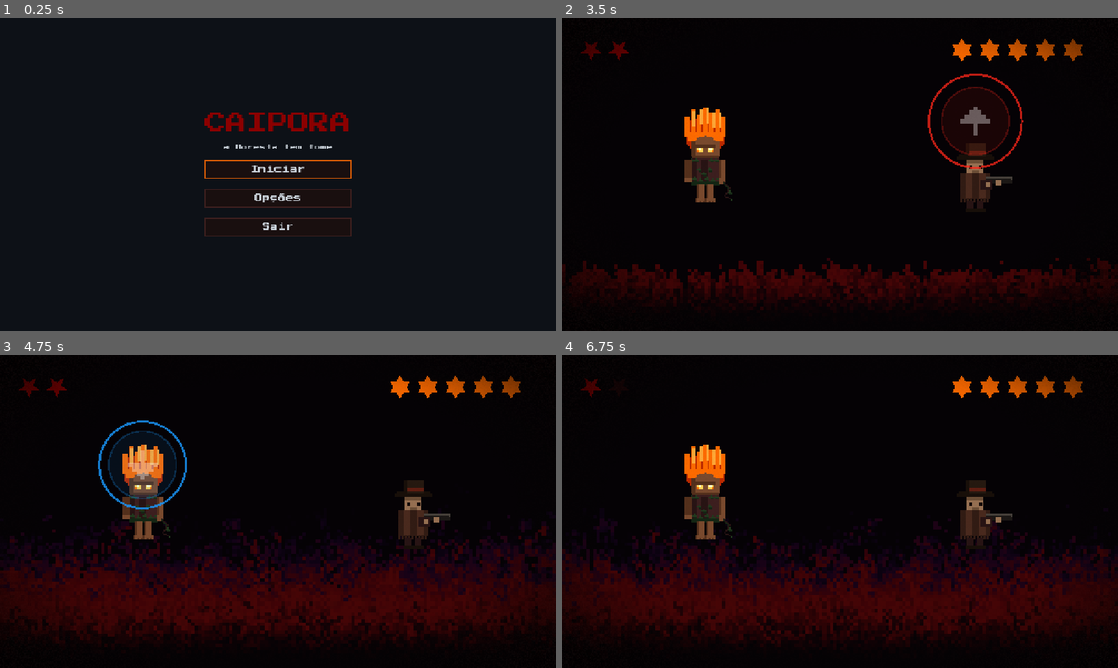
Above: before the commit, frames 1-4 (two rows, left to right).
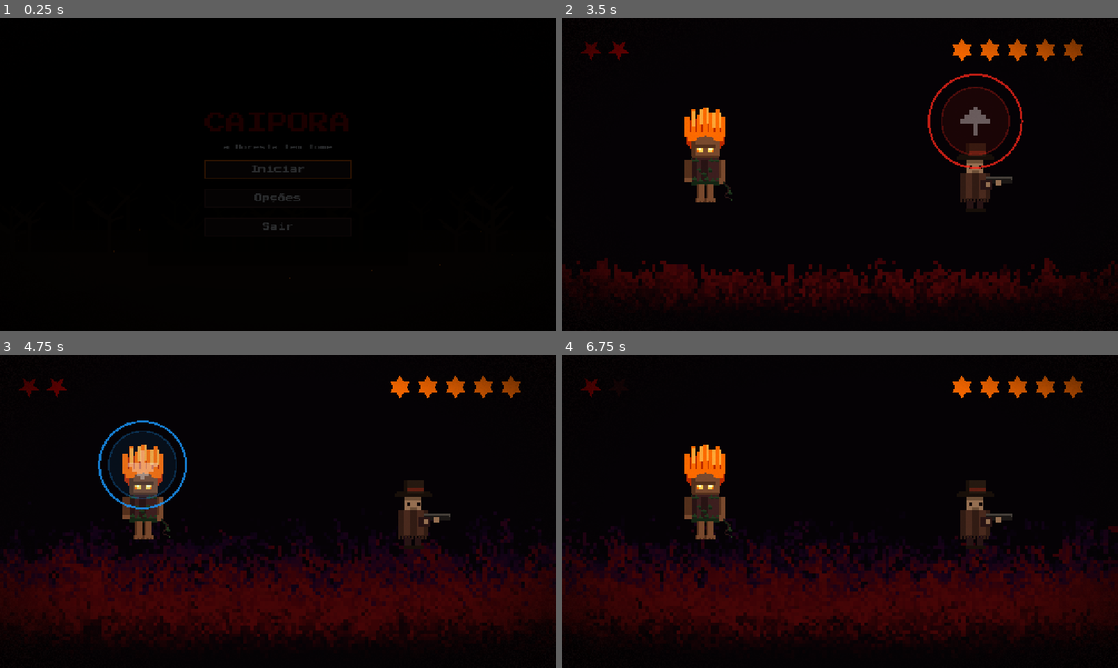
Above: after the commit, the same moments.

Repository: baltazarparra/darkgrid
Game: Godot game, scene res://scenes/ui/main_menu.tscn
The game is run twice, just before and just after one commit, with the same random seed, the same clock (stepped at 60 frames per second) and the same inputs.
Inputs (mouse positions are in pixels of both pictures, inside the frame that each line leads up to):
- Up to frame 1 (0.25 s): no input
- Up to frame 2 (3.5 s): click "Iniciar" at 0.5 s; tap Enter (ui_accept) at 1.25, 1.52, 2.75 s; move the mouse to (962, 158) at 1.27 s; hold Right (ui_right) 1.28-2 s; hold Shift 1.28-2 s; click (962, 158) at 1.42 s; drag from (728, 190) to (812, 237) at 2.02 s; move the mouse to (895, 105) at 2.77 s; hold Right (ui_right) from 2.78 s (still down); tap Ctrl at 2.85 s; click (895, 105) at 2.92 s
- Up to frame 3 (4.75 s): release Right (ui_right) at 3.5 s; drag from (250, 574) to (111, 464) at 3.52 s; move the mouse to (444, 558) at 4.27 s; hold Left (ui_left) from 4.28 s (still down); tap Alt at 4.35 s; click (444, 558) at 4.42 s; tap Enter (ui_accept) at 4.52 s
- Up to frame 4 (6.75 s): release Left (ui_left) at 5 s; drag from (673, 464) to (756, 433) at 5.02 s; move the mouse to (867, 511) at 5.77 s; hold Down (ui_down) 5.78-6.5 s; hold Shift 5.78-6.5 s; click (867, 511) at 5.92 s; drag from (756, 433) to (728, 527) at 6.52 s

The runs differ from the first frame. In frame 1, 1.9% of the frame differs, in the area x 36-80%, y 30-84%; in frame 2, 3.7%; in frame 3, 6.3%; in frame 4, 6.4%, in the area x 0-100%, y 52-93%.

Commit message:
feat: beta 7

Diff:
--- a/scenes/ui/main_menu.tscn
+++ b/scenes/ui/main_menu.tscn
@@ -1,14 +1,72 @@
-[gd_scene load_steps=2 format=3 uid="uid://main_menu"]
+[gd_scene load_steps=8 format=3 uid="uid://main_menu"]
 
 [ext_resource type="Script" path="res://scripts/ui/main_menu.gd" id="1_menu"]
+[ext_resource type="Script" path="res://scripts/ui/doom_fire.gd" id="2_fire"]
+[ext_resource type="Script" path="res://scripts/ui/atmosphere.gd" id="3_atmo"]
+[ext_resource type="Script" path="res://scripts/ui/title_treeline.gd" id="4_treeline"]
+[ext_resource type="Script" path="res://scripts/ui/title_embers.gd" id="5_embers"]
+[ext_resource type="Script" path="res://scripts/ui/title_ground.gd" id="6_ground"]
+[ext_resource type="Script" path="res://scripts/ui/title_walker.gd" id="7_walker"]
 
 [node name="MainMenu" type="CanvasLayer"]
 script = ExtResource("1_menu")
 
-[node name="Background" type="ColorRect" parent="."]
-anchor_right = 1.0
-anchor_bottom = 1.0
-color = Color(0.051, 0.067, 0.09, 1)
+[node name="DoomFire" type="CanvasLayer" parent="."]
+script = ExtResource("2_fire")
+
+[node name="TreelineFar" type="Node2D" parent="."]
+script = ExtResource("4_treeline")
+scroll_speed = 5.0
+silhouette_color = Color(0.05, 0.03, 0.015, 1)
+base_y = 488.0
+tree_count = 12
+tree_scale = 1.7
+layer_z = -80
+rng_seed = 11
+
+[node name="TreelineMid" type="Node2D" parent="."]
+script = ExtResource("4_treeline")
+scroll_speed = 14.0
+silhouette_color = Color(0.08, 0.05, 0.022, 1)
+base_y = 540.0
+tree_count = 16
+tree_scale = 2.6
+layer_z = -70
+rng_seed = 23
+
+[node name="Embers" type="Node2D" parent="."]
+script = ExtResource("5_embers")
+layer_z = -60
+ember_count = 40
+
+[node name="Ground" type="Node2D" parent="."]
+script = ExtResource("6_ground")
+ground_color = Color(0.07, 0.04, 0.02, 1)
+crest_y = 622.0
+layer_z = -50
+rng_seed = 7
+
+[node name="Walker" type="Node2D" parent="."]
+script = ExtResource("7_walker")
+ground_path = NodePath("../Ground")
+foot_y = 622.0
+layer_z = -40
+
+[node name="Atmosphere" type="CanvasLayer" parent="."]
+script = ExtResource("3_atmo")
+
+[node name="Scrim" type="ColorRect" parent="."]
+anchors_preset = 8
+anchor_left = 0.5
+anchor_top = 0.5
+anchor_right = 0.5
+anchor_bottom = 0.5
+offset_left = -300.0
+offset_top = -210.0
+offset_right = 300.0
+offset_bottom = 210.0
+mouse_filter = 2
+color = Color(0, 0, 0, 0.42)
 
 [node name="Center" type="CenterContainer" parent="."]
 anchor_right = 1.0
--- a/scripts/ui/main_menu.gd
+++ b/scripts/ui/main_menu.gd
@@ -2,17 +2,30 @@
 extends CanvasLayer
 
 ## Porta de entrada do jogo. Carrega o save no boot e roteia para o Hub.
+## A abertura "Horizonte Infernal" (fogo, treelines, brasas, Caipora andando) é
+## montada na cena; aqui cuidamos do fade-in/out e da vida do título.
 
+# ─── Constants ─────────────────────────────────────
+const FADE_LAYER: int = 100
+const FADE_IN_DURATION: float = 1.2
+const FADE_OUT_DURATION: float = 0.6
+const TITLE_FLICKER_LOW: float = 0.72
+const TITLE_FLICKER_PERIOD: float = 0.9
+
+# ─── State ─────────────────────────────────────────
 @onready var _start_button: Button = $Center/VBox/StartButton
 @onready var _vbox: VBoxContainer = $Center/VBox
 
 var _options: OptionsPanel
+var _fade: ColorRect
 
 func _ready() -> void:
 	MetaProgression.load_progress()
 	$Center/VBox/StartButton.pressed.connect(_on_start_pressed)
 	$Center/VBox/QuitButton.pressed.connect(_on_quit_pressed)
 	_add_options_ui()
+	_setup_fade()
+	_animate_title()
 	_start_button.grab_focus()
 
 ## Botão "Opções" (entre Iniciar e Sair) + overlay, montados em código.
@@ -27,13 +40,37 @@
 	_vbox.add_child(options_button)
 	_vbox.move_child(options_button, $Center/VBox/QuitButton.get_index())
 
+## Overlay preto para fade-in (abrir) e fade-out (Iniciar).
+func _setup_fade() -> void:
+	var fade_layer := CanvasLayer.new()
+	fade_layer.layer = FADE_LAYER
+	_fade = ColorRect.new()
+	_fade.color = Color(0, 0, 0, 1)
+	_fade.set_anchors_preset(Control.PRESET_FULL_RECT)
+	_fade.mouse_filter = Control.MOUSE_FILTER_IGNORE
+	fade_layer.add_child(_fade)
+	add_child(fade_layer)
+	create_tween().tween_property(_fade, "color:a", 0.0, FADE_IN_DURATION)
+
+## Pulso sutil no título, como luz de fogo respirando.
+func _animate_title() -> void:
+	var title := $Center/VBox/Title
+	var tween := create_tween().set_loops()
+	tween.tween_property(title, "modulate:a", TITLE_FLICKER_LOW, TITLE_FLICKER_PERIOD) \
+		.set_trans(Tween.TRANS_SINE)
+	tween.tween_property(title, "modulate:a", 1.0, TITLE_FLICKER_PERIOD) \
+		.set_trans(Tween.TRANS_SINE)
+
 func _on_options_pressed() -> void:
 	AudioDirector.unlock_audio()
 	_options.open()
 
 func _on_start_pressed() -> void:
 	AudioDirector.unlock_audio()
-	GameState.change_screen(SignalBus.Screen.HUB)
+	_start_button.disabled = true
+	var tween := create_tween()
+	tween.tween_property(_fade, "color:a", 1.0, FADE_OUT_DURATION)
+	tween.tween_callback(func() -> void: GameState.change_screen(SignalBus.Screen.HUB))
 
 func _on_quit_pressed() -> void:
 	get_tree().quit()
--- /dev/null
+++ b/scripts/ui/title_embers.gd
@@ -0,0 +1,54 @@
+class_name TitleEmbers
+extends Node2D
+
+## Brasas/cinzas ascendentes da abertura. Reusa o padrão de AmbientLife: CPUParticles2D
+## (NUNCA GPUParticles2D — export web é gl_compatibility) com CanvasItemMaterial aditivo
+## e color_ramp âmbar que acende/apaga ao longo da vida. Sobem da base do viewport.
+
+# ─── Exports ───────────────────────────────────────
+@export var layer_z: int = -60
+@export var ember_count: int = 40
+
+# ─── Constants ─────────────────────────────────────
+const VIEWPORT_W: float = 1280.0
+const VIEWPORT_H: float = 720.0
+
+# ─── Lifecycle ─────────────────────────────────────
+func _ready() -> void:
+	z_index = layer_z
+	_spawn_embers()
+
+# ─── Private helpers ───────────────────────────────
+func _spawn_embers() -> void:
+	var embers := CPUParticles2D.new()
+	embers.amount = ember_count
+	embers.lifetime = 5.0
+	embers.preprocess = 5.0  # já espalhadas ao iniciar
+	embers.position = Vector2(VIEWPORT_W * 0.5, VIEWPORT_H)
+	embers.emission_shape = CPUParticles2D.EMISSION_SHAPE_RECTANGLE
+	embers.emission_rect_extents = Vector2(VIEWPORT_W * 0.5, 24.0)
+	embers.direction = Vector2(0, -1)
+	embers.spread = 25.0
+	embers.gravity = Vector2(0, -10.0)  # sobem (leve)
+	embers.initial_velocity_min = 22.0
+	embers.initial_velocity_max = 60.0
+	embers.scale_amount_min = 1.5
+	embers.scale_amount_max = 3.5
+	embers.color_ramp = _ember_ramp()
+	# Blend aditivo: a brasa realmente brilha sobre o fogo.
+	var glow := CanvasItemMaterial.new()
+	glow.blend_mode = CanvasItemMaterial.BLEND_MODE_ADD
+	embers.material = glow
+	add_child(embers)
+
+## Acende (âmbar quente) e apaga ao longo da vida.
+func _ember_ramp() -> Gradient:
+	var amber := Constants.COLOR_AMBER
+	var grad := Gradient.new()
+	grad.set_offset(0, 0.0)
+	grad.set_color(0, Color(amber.r, amber.g, amber.b, 0.0))
+	grad.set_offset(1, 1.0)
+	grad.set_color(1, Color(amber.r, amber.g, amber.b, 0.0))
+	grad.add_point(0.2, Color(1.0, 0.5, 0.1, 0.9))
+	grad.add_point(0.5, Color(amber.r, amber.g, amber.b, 0.65))
+	return grad
--- /dev/null
+++ b/scripts/ui/title_ground.gd
@@ -0,0 +1,44 @@
+class_name TitleGround
+extends Node2D
+
+## Crista de chão em primeiro plano da abertura — a silhueta sólida onde a Caipora
+## caminha. Borda superior levemente irregular (determinística), preenchida até a
+## base do viewport. Expõe `crest_y` para o TitleWalker assentar os pés.
+
+# ─── Exports ───────────────────────────────────────
+@export var ground_color: Color = Constants.COLOR_BARK_DARK
+@export var crest_y: float = 620.0
+@export var roughness: float = 12.0
+@export var layer_z: int = -50
+@export var rng_seed: int = 7
+
+# ─── Constants ─────────────────────────────────────
+const VIEWPORT_W: float = 1280.0
+const VIEWPORT_H: float = 720.0
+const SEGMENTS: int = 32
+
+# ─── State ─────────────────────────────────────────
+var _crest: PackedVector2Array
+
+# ─── Lifecycle ─────────────────────────────────────
+func _ready() -> void:
+	z_index = layer_z
+	_generate()
+
+# ─── Drawing ───────────────────────────────────────
+func _draw() -> void:
+	draw_colored_polygon(_crest, ground_color)
+
+# ─── Private helpers ───────────────────────────────
+func _generate() -> void:
+	var rng := RandomNumberGenerator.new()
+	rng.seed = rng_seed
+	var pts: PackedVector2Array = []
+	pts.append(Vector2(0, VIEWPORT_H))
+	for i: int in SEGMENTS + 1:
+		var x: float = VIEWPORT_W * i / float(SEGMENTS)
+		var y: float = crest_y + rng.randf_range(-roughness, roughness)
+		pts.append(Vector2(x, y))
+	pts.append(Vector2(VIEWPORT_W, VIEWPORT_H))
+	_crest = pts
+	queue_redraw()
--- /dev/null
+++ b/scripts/ui/title_treeline.gd
@@ -0,0 +1,76 @@
+class_name TitleTreeline
+extends Node2D
+
+## Camada de silhueta de árvores mortas para a abertura ("Horizonte Infernal").
+## Faz scroll horizontal com wrap sem costura (desenha duas cópias lado a lado),
+## criando parallax quando instanciada em velocidades diferentes (FAR lenta, MID
+## rápida). Reusa o vocabulário procedural de MapObject._draw_dead_tree. Puramente
+## decorativo — sem colisão, sem input.
+
+# ─── Exports ───────────────────────────────────────
+@export var scroll_speed: float = 8.0
+@export var silhouette_color: Color = Constants.COLOR_BARK_DARK
+@export var base_y: float = 560.0
+@export var tree_count: int = 10
+@export var tree_scale: float = 2.0
+@export var layer_z: int = -80
+@export var rng_seed: int = 1
+
+# ─── Constants ─────────────────────────────────────
+const VIEWPORT_W: float = 1280.0
+const VIEWPORT_H: float = 720.0
+
+# ─── State ─────────────────────────────────────────
+var _offset: float = 0.0
+var _trees: Array[Dictionary] = []
+
+# ─── Lifecycle ─────────────────────────────────────
+func _ready() -> void:
+	z_index = layer_z
+	_generate_trees()
+
+func _process(delta: float) -> void:
+	_offset += scroll_speed * delta
+	if _offset >= VIEWPORT_W:
+		_offset -= VIEWPORT_W
+	position.x = -_offset
+	queue_redraw()
+
+# ─── Drawing ───────────────────────────────────────
+func _draw() -> void:
+	_draw_strip(0.0)
+	_draw_strip(VIEWPORT_W)
+
+func _draw_strip(ox: float) -> void:
+	# Massa sólida do chão/cordilheira (recorta contra o fogo).
+	draw_rect(Rect2(ox, base_y, VIEWPORT_W, VIEWPORT_H - base_y), silhouette_color)
+	for t: Dictionary in _trees:
+		_draw_tree(ox + t.x, base_y, t.height, t.scale)
+
+func _draw_tree(tx: float, gy: float, hfac: float, sc: float) -> void:
+	# Altura cresce com o "depth scale" para a treeline MID dominar sobre a FAR.
+	var trunk_h: float = 60.0 * hfac * (0.7 + sc * 0.22)
+	var trunk_w: float = 3.0 * sc
+	var top: float = gy - trunk_h
+	draw_rect(Rect2(tx - trunk_w * 0.5, top, trunk_w, trunk_h), silhouette_color)
+	# Galhos secos retorcidos (silhueta — cor única).
+	var branches: Array = [
+		[Vector2(tx, top + 6), Vector2(tx - 16 * sc, top - 10 * sc)],
+		[Vector2(tx, top + 2), Vector2(tx + 14 * sc, top - 14 * sc)],
+		[Vector2(tx, top + 14), Vector2(tx + 10 * sc, top + 2)],
+		[Vector2(tx, top + 10), Vector2(tx - 12 * sc, top - 4 * sc)],
+	]
+	for b: Array in branches:
+		draw_line(b[0], b[1], silhouette_color, 2.0 * sc)
+
+# ─── Private helpers ───────────────────────────────
+func _generate_trees() -> void:
+	var rng := RandomNumberGenerator.new()
+	rng.seed = rng_seed
+	_trees.clear()
+	for i: int in tree_count:
+		_trees.append({
+			"x": rng.randf() * VIEWPORT_W,
+			"height": rng.randf_range(0.6, 1.3),
+			"scale": tree_scale * rng.randf_range(0.8, 1.3),
+		})
--- /dev/null
+++ b/scripts/ui/title_walker.gd
@@ -0,0 +1,66 @@
+class_name TitleWalker
+extends Node2D
+
+## A Caipora atravessando a tela na abertura, em loop ("atravessa e reaparece",
+## sempre no mesmo sentido). Sprite normal (não silhueta), com sombra no chão e um
+## leve bob vertical para dar peso/vida. Reusa caipora_sprite_frames.tres (anim
+## "walk"). Puramente decorativo — sem física, colisão ou input.
+
+# ─── Exports ───────────────────────────────────────
+@export var ground_path: NodePath
+@export var foot_y: float = 600.0
+@export var layer_z: int = -40
+
+# ─── Constants ─────────────────────────────────────
+const FRAMES_PATH: String = "res://assets/sprites/caipora_sprite_frames.tres"
+const SPRITE_HALF: float = 32.0  # Caipora é 64×64 (assets/AGENTS.md)
+const WALK_SCALE: float = 2.6
+const START_X: float = -120.0
+const END_X: float = 1400.0
+const CROSS_DURATION: float = 9.0
+const BOB_AMPLITUDE: float = 4.0
+const BOB_SPEED: float = 8.0
+const SHADOW_COLOR := Color(0.0, 0.0, 0.0, 0.35)
+
+# ─── State ─────────────────────────────────────────
+var _sprite: AnimatedSprite2D
+var _rest_y: float = 0.0
+var _bob_t: float = 0.0
+
+# ─── Lifecycle ─────────────────────────────────────
+func _ready() -> void:
+	z_index = layer_z
+	if not ground_path.is_empty():
+		var g := get_node_or_null(ground_path)
+		if g != null and "crest_y" in g:
+			foot_y = g.crest_y
+	position = Vector2(START_X, foot_y)
+
+	_rest_y = -SPRITE_HALF * WALK_SCALE
+	_sprite = AnimatedSprite2D.new()
+	_sprite.sprite_frames = load(FRAMES_PATH)
+	_sprite.texture_filter = CanvasItem.TEXTURE_FILTER_NEAREST
+	_sprite.scale = Vector2(WALK_SCALE, WALK_SCALE)
+	_sprite.flip_h = false  # andando para a direita
+	_sprite.position = Vector2(0, _rest_y)  # pés na origem (sobre a crista)
+	_sprite.play("walk")
+	add_child(_sprite)
+
+	_start_loop()
+
+func _process(delta: float) -> void:
+	_bob_t += delta * BOB_SPEED
+	_sprite.position.y = _rest_y + sin(_bob_t) * BOB_AMPLITUDE
+	queue_redraw()
+
+# ─── Drawing (sombra) ──────────────────────────────
+func _draw() -> void:
+	# Elipse achatada sob os pés (origem local). Escala vertical = "esmagamento".
+	draw_set_transform(Vector2.ZERO, 0.0, Vector2(1.0, 0.38))
+	draw_circle(Vector2.ZERO, SPRITE_HALF * WALK_SCALE * 0.55, SHADOW_COLOR)
+	draw_set_transform(Vector2.ZERO, 0.0, Vector2.ONE)
+
+# ─── Private helpers ───────────────────────────────
+func _start_loop() -> void:
+	var tween := create_tween().set_loops()
+	tween.tween_property(self, "position:x", END_X, CROSS_DURATION).from(START_X)
